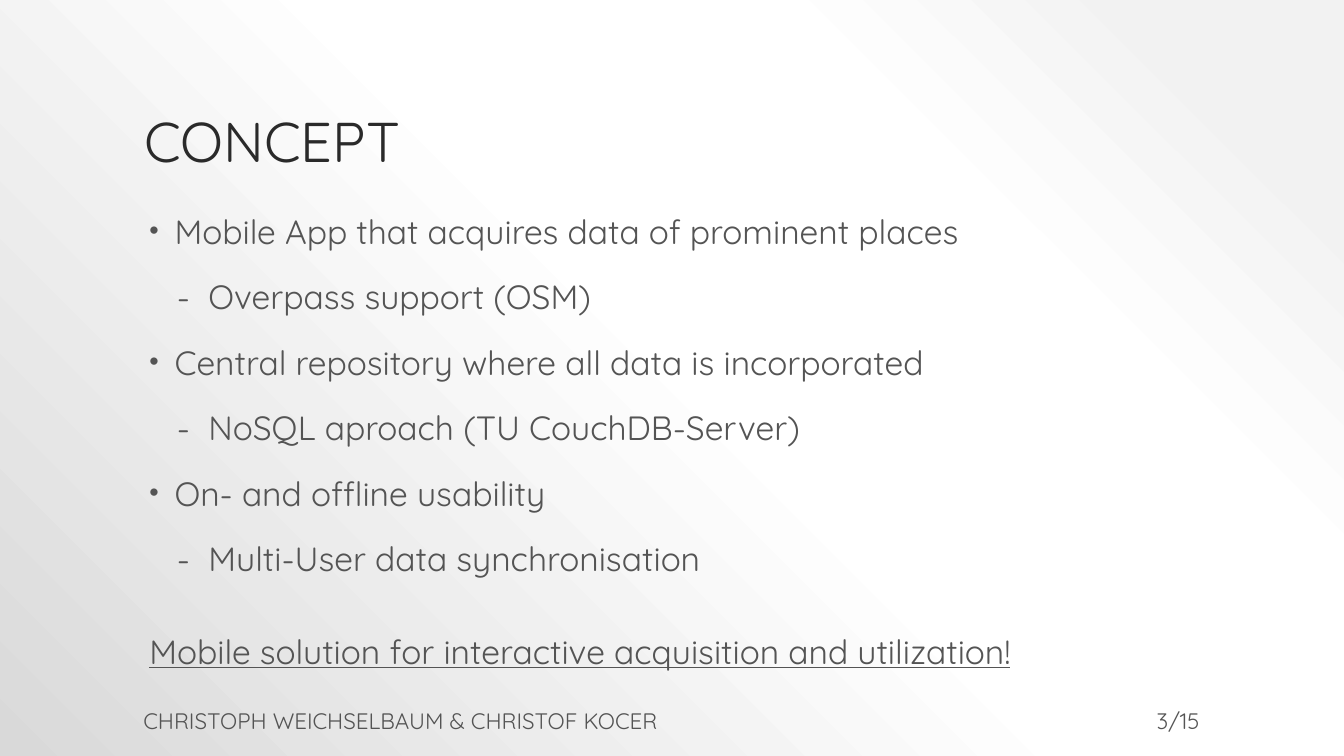
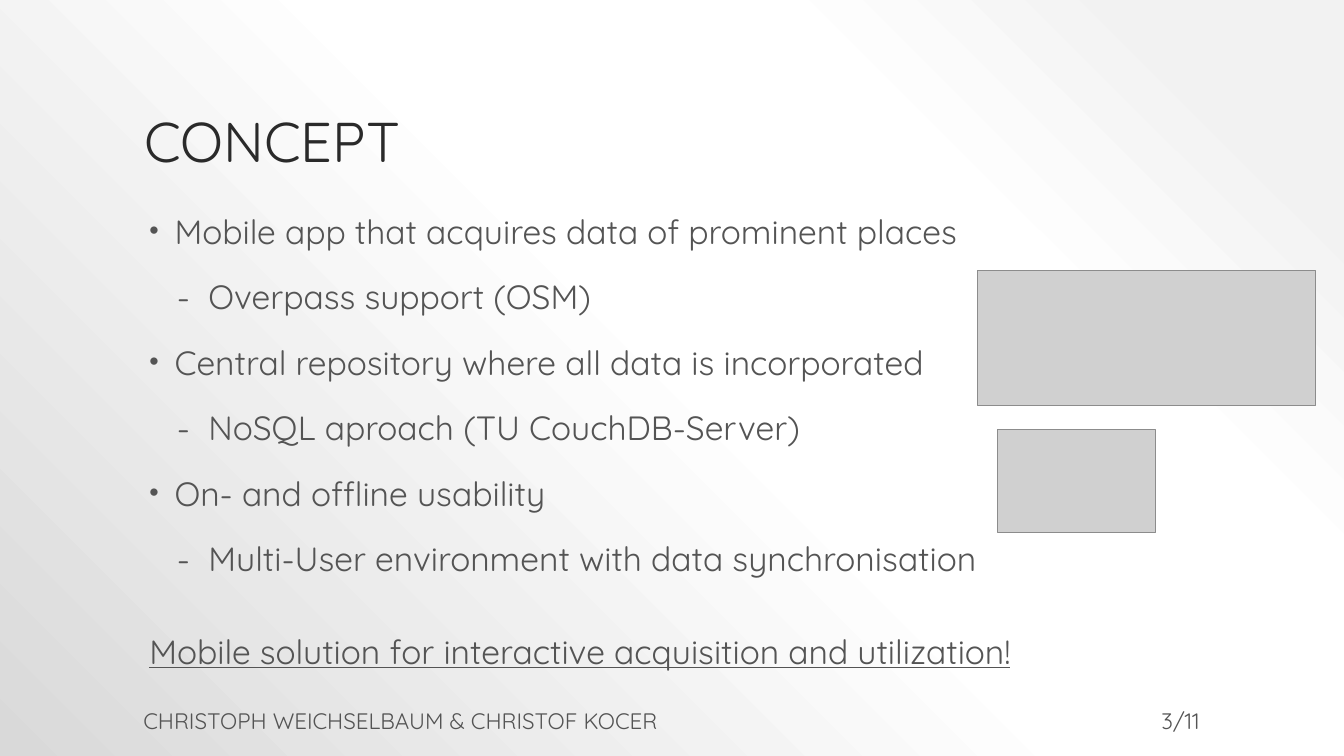
Before and after one commit to ChriWe/MobileGIS, a slide deck: slide 3 of docs/mobilegis_sighted.pptx. Drawn at 1344x756 pixels with LibreOffice and Linux fonts; fonts in the diff are those of the drawing; grey boxes stand for pictures. Boxes give left, top, right and bottom in pixels: in the first picture for what was removed or moved away, otherwise in the second. Text is boxed around its words. In the diff, an @@ line names an element or a change of style, - is before the commit and + after.

```diff
--- a/docs/mobilegis_sighted.pptx
+++ b/docs/mobilegis_sighted.pptx
@@ text at (175, 219, 957, 251): text changed @@
-• Mobile App that acquires data of prominent places
+• Mobile app that acquires data of prominent places
@@ picture added at (978, 271, 1316, 406) @@
@@ picture added at (998, 430, 1155, 532) @@
@@ text at (208, 546, 976, 578): text changed @@
-- Multi-User data synchronisation
+- Multi-User environment with data synchronisation
@@ page number at (1161, 711, 1199, 732): text changed @@
-3/15
+3/11
```
Also in this commit, not shown: 7 other slides changed.
